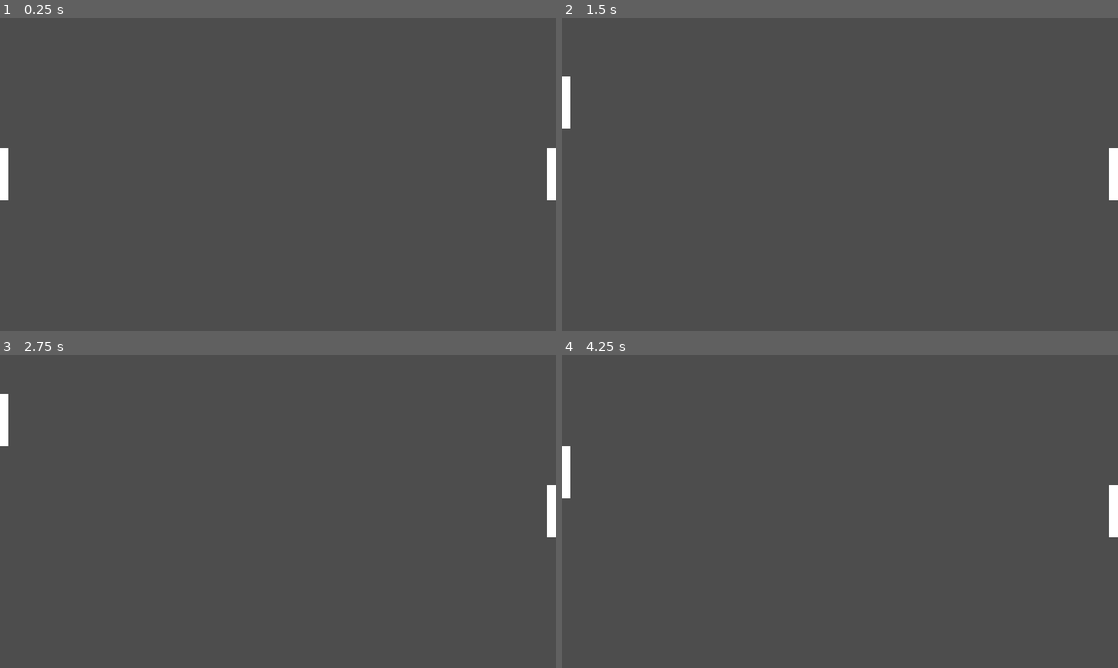
Above: before the commit, frames 1-4 (two rows, left to right).
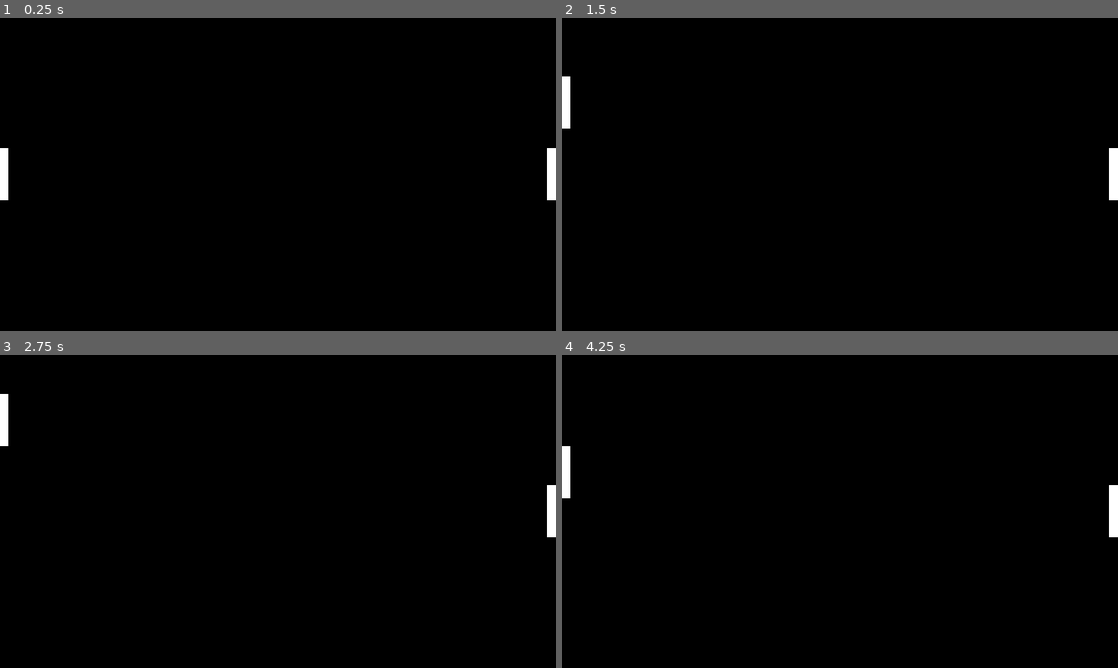
Above: after the commit, the same moments.

Repository: Vorgenstad/pong
Game: Godot game, scene res://scenes/main.tscn
The game is run twice, just before and just after one commit, with the same random seed, the same clock (stepped at 60 frames per second) and the same inputs.
Inputs:
- Up to frame 1 (0.25 s): no input
- Up to frame 2 (1.5 s): tap Enter at 0.5 s; hold W 0.53-1.28 s; hold S from 1.28 s (still down)
- Up to frame 3 (2.75 s): release S at 2.03 s; hold W from 2.03 s (still down)
- Up to frame 4 (4.25 s): tap Space at 3.5 s; release W at 3.53 s; hold S from 3.53 s (still down)

The runs differ from the first frame. In frame 1, 99% of the frame differs, in the area x 0-100%, y 0-100%; in frame 2, 99%; in frame 3, 99%; in frame 4, 99%.

Commit message:
Added empty field

Diff:
--- /dev/null
+++ b/scenes/field.tscn
@@ -0,0 +1,11 @@
+[gd_scene format=3 uid="uid://cwpm2y8mf8kxm"]
+
+[node name="Field" type="CanvasLayer"]
+
+[node name="Background" type="ColorRect" parent="."]
+anchors_preset = 15
+anchor_right = 1.0
+anchor_bottom = 1.0
+grow_horizontal = 2
+grow_vertical = 2
+color = Color(0, 0, 0, 1)
--- a/scenes/main.tscn
+++ b/scenes/main.tscn
@@ -1,10 +1,14 @@
-[gd_scene load_steps=3 format=3 uid="uid://dgf1qrronkihu"]
+[gd_scene load_steps=4 format=3 uid="uid://dgf1qrronkihu"]
 
 [ext_resource type="Script" path="res://scenes/main.gd" id="1_iae1t"]
 [ext_resource type="PackedScene" uid="uid://btrwyrqgii5dk" path="res://scenes/palette.tscn" id="1_yuure"]
+[ext_resource type="PackedScene" uid="uid://cwpm2y8mf8kxm" path="res://scenes/field.tscn" id="2_i3noa"]
 
 [node name="Main" type="Node2D"]
 script = ExtResource("1_iae1t")
+
+[node name="Field" parent="." instance=ExtResource("2_i3noa")]
+layer = -1
 
 [node name="Player1" parent="." instance=ExtResource("1_yuure")]
 position = Vector2(10, 360)
